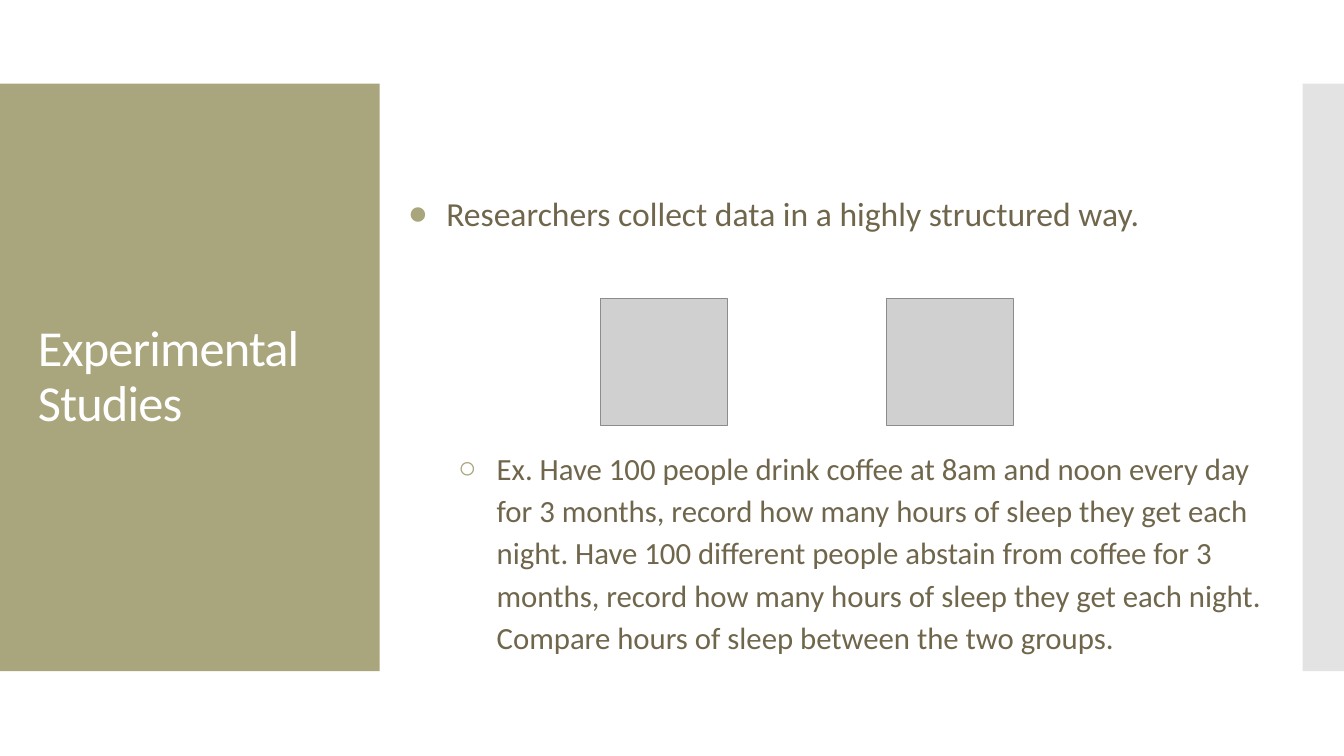
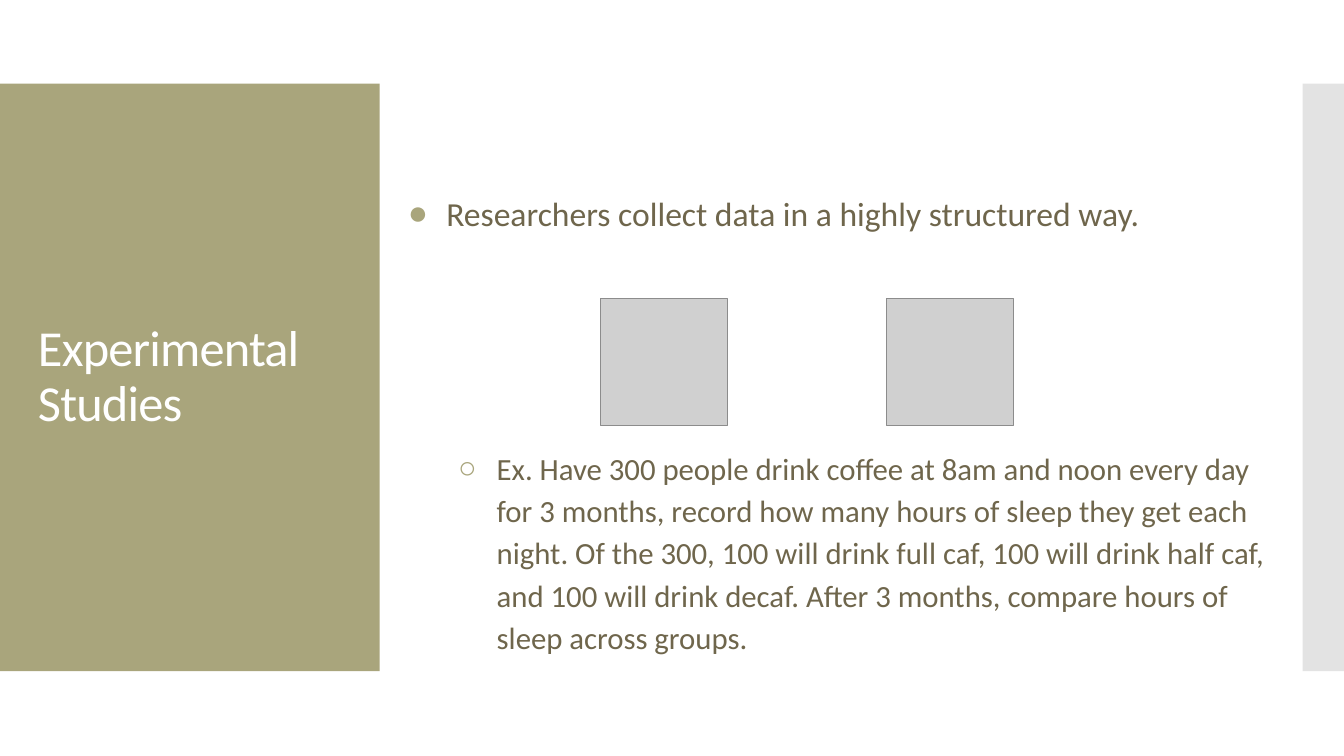
Before and after one commit to amosca01/MATH108-F23, a slide deck: slide 45 of slides/02-data-collection.pptx (slide 42 before the commit). Drawn at 1344x756 pixels with LibreOffice and Linux fonts; fonts in the diff are those of the drawing; grey boxes stand for pictures. Boxes give left, top, right and bottom in pixels: in the first picture for what was removed or moved away, otherwise in the second. Text is boxed around its words. In the diff, an @@ line names an element or a change of style, - is before the commit and + after.

```diff
--- a/slides/02-data-collection.pptx
+++ b/slides/02-data-collection.pptx
@@ text at (497, 458, 1263, 655): text changed @@
-  ○ Ex. Have 100 people drink coffee at 8am and noon every day for 3 months, record how many hours of sleep they get each night. Have 100 different people abstain from coffee for 3 months, record how many hours of sleep they get each night. Compare hours of sleep between the two groups.
+  ○ Ex. Have 300 people drink coffee at 8am and noon every day for 3 months, record how many hours of sleep they get each night. Of the 300, 100 will drink full caf, 100 will drink half caf, and 100 will drink decaf. After 3 months, compare hours of sleep across groups.
```
Also in this commit, not shown: 1 other slide changed, 4 slides added, 5 other files.
